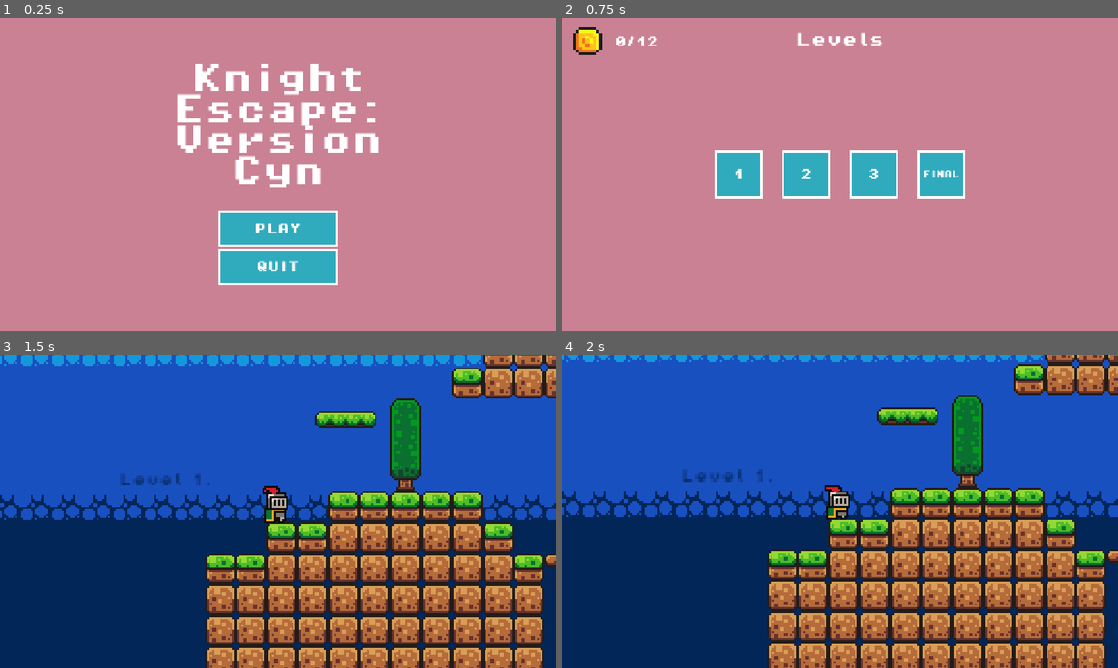
Above: before the commit, frames 1-4 (two rows, left to right).
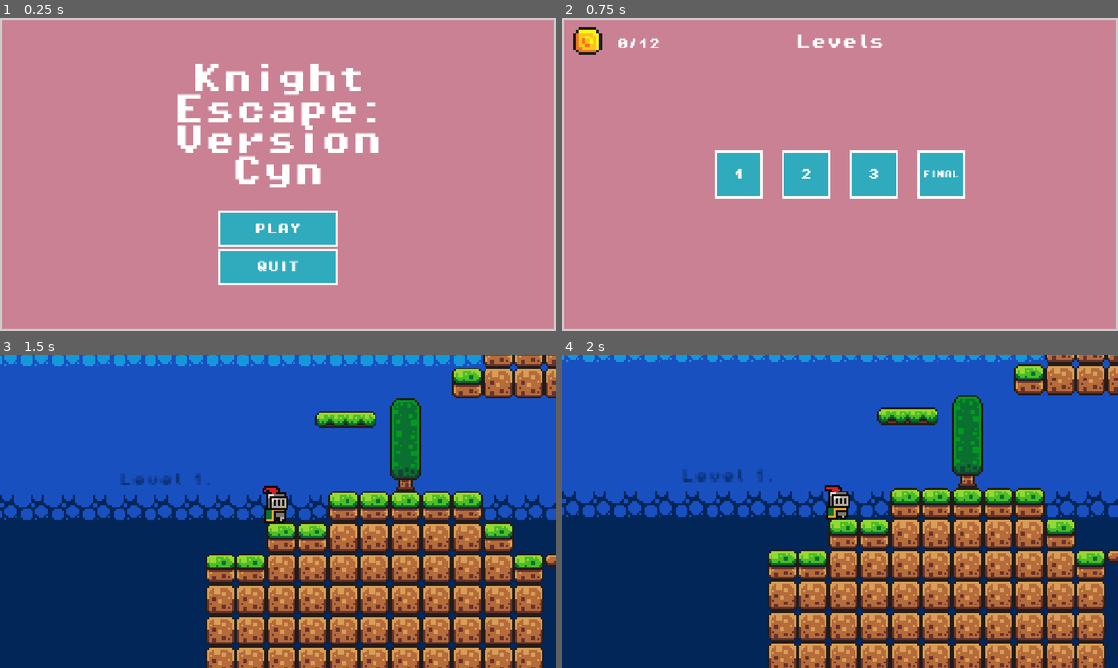
Above: after the commit, the same moments.

Repository: cindyschen/Knight-Escape-Version-Cyn
Game: Godot game, scene res://scenes/main_menu.tscn
Same seed, same stepped clock (60 frames per second), same inputs: the game is played once before the commit and once after it.
Inputs:
- Up to frame 1 (0.25 s): no input
- Up to frame 2 (0.75 s): click "PLAY" at 0.5 s
- Up to frame 3 (1.5 s): click "1" at 1.25 s
- Up to frame 4 (2 s): no input

The runs differ from the first frame. In frame 1, 2.1% of the frame differs, in the area x 0-100%, y 0-100%; in frame 2, 2.5%; in frame 3, nothing differs; in frame 4, nothing differs.

Commit message:
Aspect ratio fix

Diff:
--- a/assets/menu themes/menu_theme.tres
+++ b/assets/menu themes/menu_theme.tres
@@ -20,6 +20,10 @@
 
 [sub_resource type="StyleBoxFlat" id="StyleBoxFlat_8l2s7"]
 bg_color = Color(0.79038244, 0.5044361, 0.5786631, 1)
+border_width_left = 4
+border_width_top = 4
+border_width_right = 4
+border_width_bottom = 4
 
 [resource]
 default_font = ExtResource("2_fphlw")
--- a/project.godot
+++ b/project.godot
@@ -28,7 +28,6 @@
 [display]
 
 window/stretch/mode="canvas_items"
-window/stretch/aspect="expand"
 
 [input]
 
--- a/scenes/main_menu.tscn
+++ b/scenes/main_menu.tscn
@@ -22,6 +22,10 @@
 
 [sub_resource type="StyleBoxFlat" id="StyleBoxFlat_voaib"]
 bg_color = Color(0.79038244, 0.5044361, 0.5786631, 1)
+border_width_left = 4
+border_width_top = 4
+border_width_right = 4
+border_width_bottom = 4
 
 [sub_resource type="Theme" id="Theme_bqqt6"]
 default_font = ExtResource("2_bqqt6")
